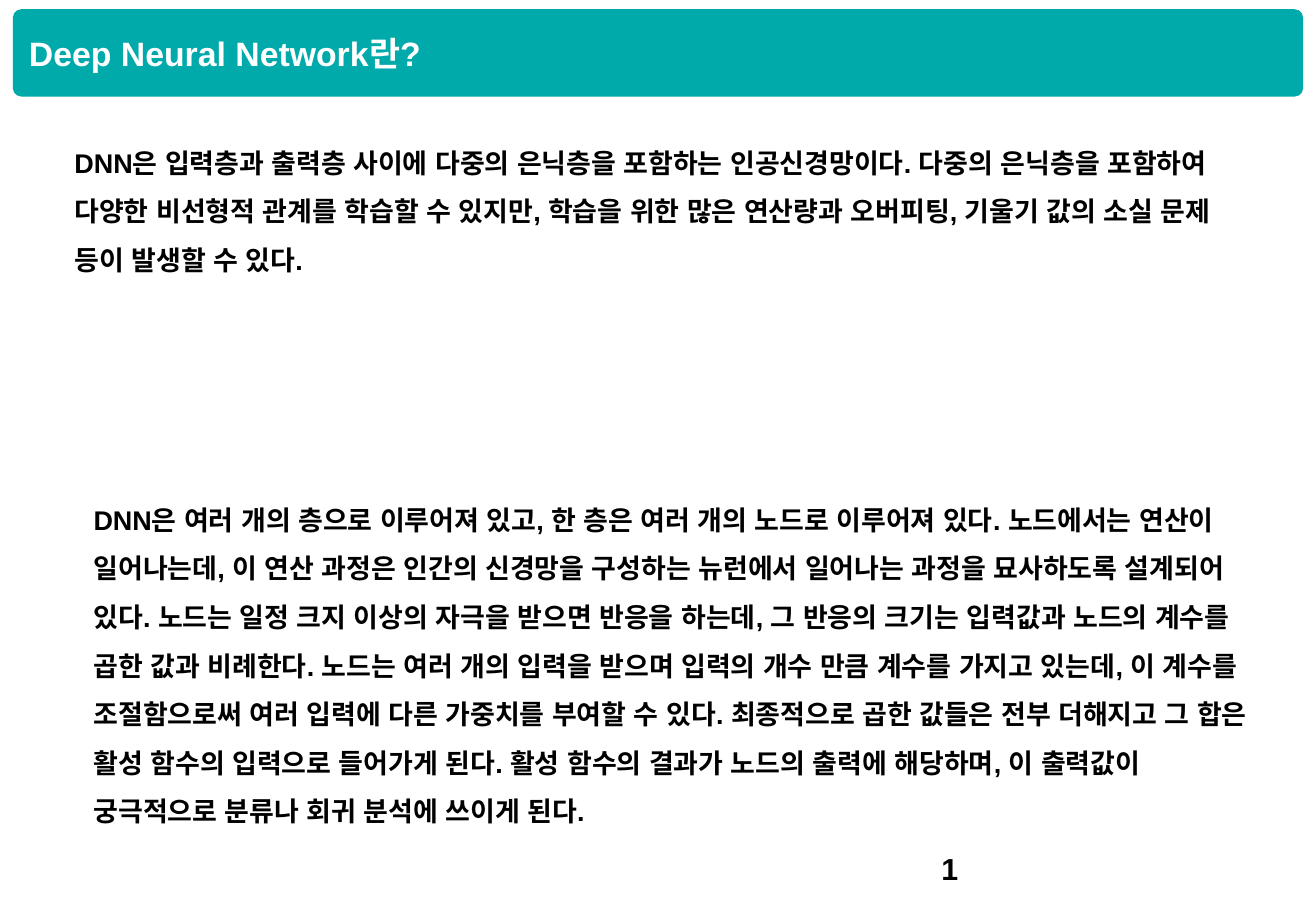
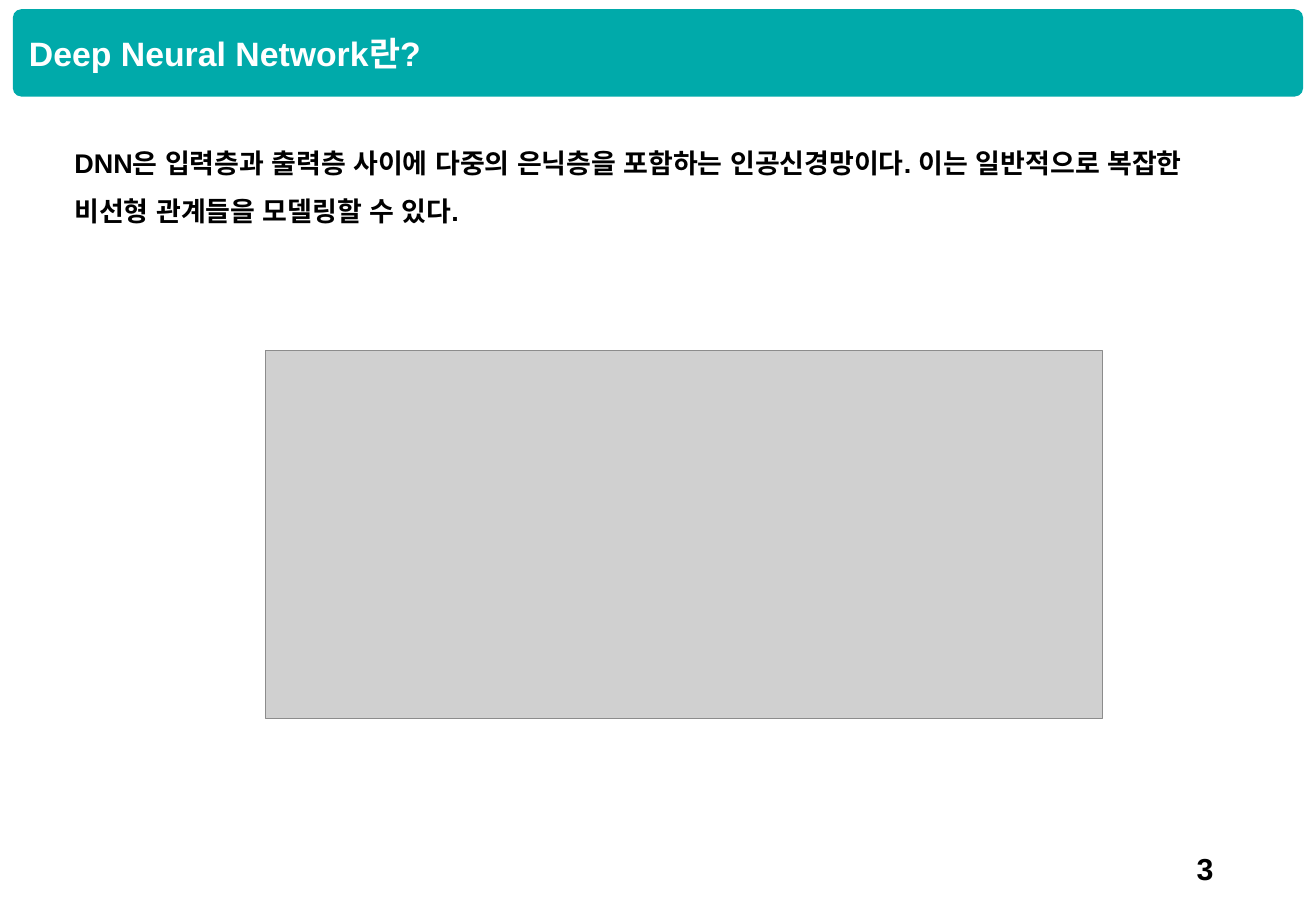
Before and after one commit to HyunQQ/analysis, a slide deck: slide 4 of dnn/dnn_hyunq.pptx (slide 2 before the commit). Drawn at 1316x911 pixels with LibreOffice and Linux fonts; fonts in the diff are those of the drawing; grey boxes stand for pictures. Boxes give left, top, right and bottom in pixels: in the first picture for what was removed or moved away, otherwise in the second. Text is boxed around its words. In the diff, an @@ line names an element or a change of style, - is before the commit and + after.

```diff
--- a/dnn/dnn_hyunq.pptx
+++ b/dnn/dnn_hyunq.pptx
@@ text at (74,150,1181,224): text changed @@
-DNN은 입력층과 출력층 사이에 다중의 은닉층을 포함하는 인공신경망이다. 다중의 은닉층을 포함하여 다양한 비선형적 관계를 학습할 수 있지만, 학습을 위한 많은 연산량과 오버피팅, 기울기 값의 소실 문제 등이 발생할 수 있다.
+DNN은 입력층과 출력층 사이에 다중의 은닉층을 포함하는 인공신경망이다. 이는 일반적으로 복잡한 비선형 관계들을 모델링할 수 있다.
@@ picture added at (266,350,1103,718) @@
@@ text removed at (94,507,1247,824) @@
-DNN은 여러 개의 층으로 이루어져 있고, 한 층은 여러 개의 노드로 이루어져 있다. 노드에서는 연산이 일어나는데, 이 연산 과정은 인간의 신경망을 구성하는 뉴런에서 일어나는 과정을 묘사하도록 설계되어 있다. 노드는 일정 크지 이상의 자극을 받으면 반응을 하는데, 그 반응의 크기는 입력값과 노드의 계수를 곱한 값과 비례한다. 노드는 여러 개의 입력을 받으며 입력의 개수 만큼 계수를 가지고 있는데, 이 계수를 조절함으로써 여러 입력에 다른 가중치를 부여할 수 있다. 최종적으로 곱한 값들은 전부 더해지고 그 합은 활성 함수의 입력으로 들어가게 된다. 활성 함수의 결과가 노드의 출력에 해당하며, 이 출력값이 궁극적으로 분류나 회귀 분석에 쓰이게 된다.
@@ page number at (1197,858,1214,881): text changed @@
-1
+3
```
Also in this commit, not shown: 8 other slides changed, 5 slides added, 2 slides removed, 1 other file.
